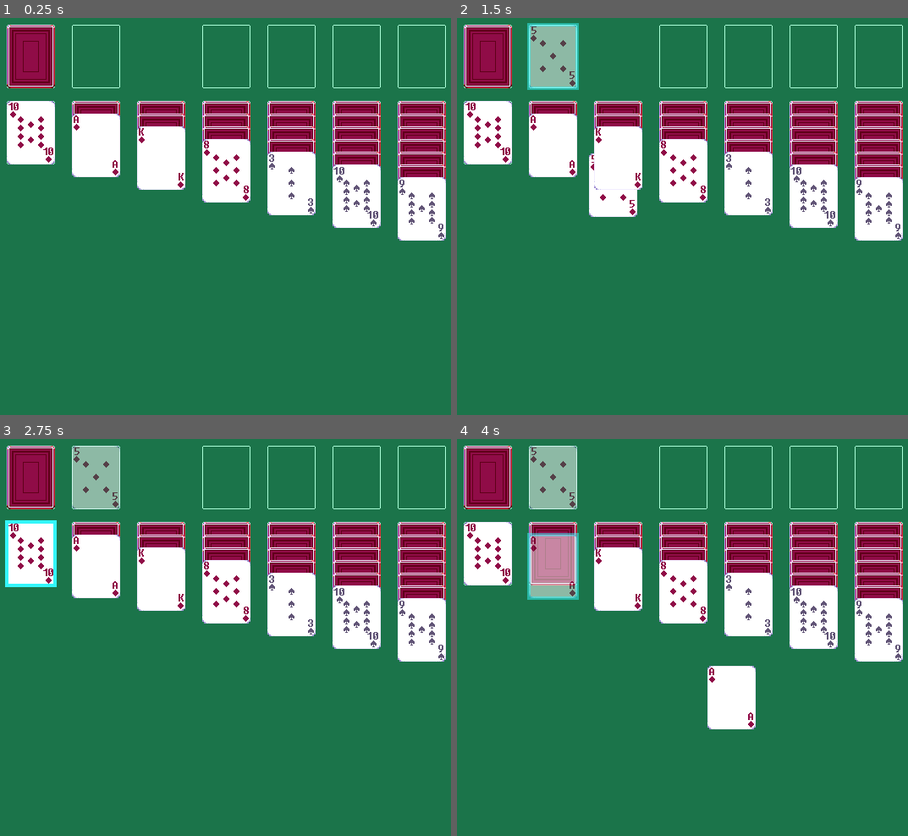
Above: before the commit, frames 1-4 (two rows, left to right).
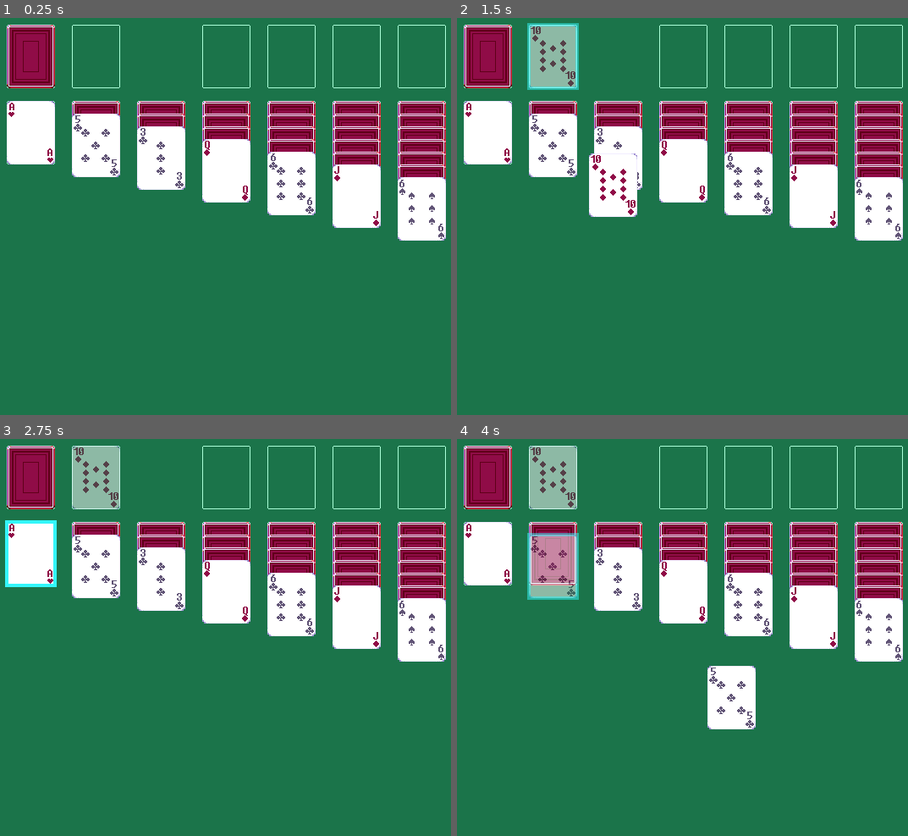
Above: after the commit, the same moments.

Repository: smolio/Basic-Solitaire
Game: Godot game, scene res://main_loop.tscn
The game is run twice, just before and just after one commit, with the same random seed, the same clock (stepped at 60 frames per second) and the same inputs.
Inputs (mouse positions are in pixels of both pictures, inside the frame that each line leads up to):
- Up to frame 1 (0.25 s): no input
- Up to frame 2 (1.5 s): tap Enter at 0.5 s; drag from (488, 57) to (732, 133) at 0.52 s; tap Space at 1.25 s; drag from (551, 57) to (659, 347) at 1.27 s
- Up to frame 3 (2.75 s): move the mouse to (31, 554) at 2.02 s; click (31, 554) at 2.17 s
- Up to frame 4 (4 s): tap Enter at 2.75 s; drag from (551, 554) to (542, 589) at 2.77 s; drag from (551, 566) to (709, 665) at 3.52 s

The runs differ from the first frame. In frame 1, 1.2% of the frame differs, in the area x 1-99%, y 21-54%; in frame 2, 1.5%; in frame 3, 1.4%; in frame 4, 1.5%, in the area x 1-99%, y 2-73%.

Commit message:
Implemented dragging between tableau and waste
Dragging single card between Tableau stacks; Adding flip to exposed facedown cards; Dragging card from Wastepile to Tableau; Removed TableauManager as a manager node

Diff:
--- a/Main.gd
+++ b/Main.gd
@@ -3,19 +3,19 @@
 signal initialized_collections
 
 @export var margins: CardLayoutMargins
-@export var CM: Node
-@export var SM: Node
-@export var TM: Node
+@export var CM: CachesManager
+@export var SM: StacksManager
+@export var TM: TableauManager
 
 
 enum gamestate {NEW_GAME, LOAD_GAME}
+enum count {STOCK = 24, TABLEAU = 28}
 
 var suits: Array = ["spade", "diamond", "club", "heart"]
 #var values: Array = ["A","2","3","4","5","6","7","8","9","10","J","Q","K"]
 
-var full_deck: Array = []
+var pckd_card: PackedScene = preload("res://Objects/Card.tscn")
 
-var pckd_card = preload("res://Objects/Card.tscn")
 
 #var viewport_height = ProjectSettings.get_setting("display/window/size/viewport_height")
 #var viewport_width = ProjectSettings.get_setting("display/window/size/viewport_width")
@@ -29,17 +29,17 @@
 func _ready():
 	print_debug(margins.min_screen_width)
 	print_debug(margins.min_screen_length)
+	CM.moved_card_out_of_waste.connect(transfer)
 
 	get_window().set_min_size(Vector2i(margins.min_screen_width, margins.min_screen_length))
 	#get_window().size_changed.connect(set_window_aspect_ratio)
 
-	initialize_deck()
 	initialize_caches()
 
-	print_debug(TM.tableau.cards)
-	TM.tableau.call("setup_table")
 	#Add Tableau Cards to Scene
-	#$TableauManager/TableauStacks.call("setup_table")
+	SM.tableau.call("setup_table")
+	SM.tableau.print_card_data()
+
 
 
 #func set_window_aspect_ratio():
@@ -47,7 +47,7 @@
 #	get_window().size = Vector2i(get_window().size.x, get_window().size.x * project_aspect_ratio)
 
 func initialize_deck():
-	full_deck.clear()
+	var _full_deck: Array = []
 	randomize()
 
 	#For each suit
@@ -56,28 +56,38 @@
 		for j in range(13):
 			var new_card = pckd_card.instantiate()
 			new_card.setup([suits[i],j,Card.FACEDOWN])
-			full_deck.append(new_card)
-	full_deck.shuffle()
+			_full_deck.append(new_card)
+	_full_deck.shuffle()
+	return _full_deck
 
 
 func initialize_caches():
-	initialize_collection(24, CM.stockpile)
-	initialize_collection(28, TM.tableau)
-	initialize_collection(0, SM.foundations)
-	initialize_collection(0, CM.wastepile)
+	var shuffled_deck = initialize_deck()
+	var _caches = {
+		"stock": [],
+		"tableau": []
+	}
 
-func initialize_collection(number: int, child: Node):
-	var _cards: Array[Card] = []
+	#Deal cards to each cache
+	for card in range(count.TABLEAU):
+		_caches.tableau.append(shuffled_deck.pop_back())
+	for card in range(count.STOCK):
+		_caches.stock.append(shuffled_deck.pop_back())
 
-	for i in range(number):
-		_cards.append(full_deck.pop_back())
+	#Assign cards to the instanced nodes
+	for manager in self.get_children():
+		if manager.has_node("StockPileDeck"):
+			print_debug(str(manager) + " has stockpile")
+			manager.stockpile.cards.assign(_caches.stock)
+		if manager.has_node("TableauStacks"):
+			print_debug(str(manager) + " has tableau")
+			manager.tableau.cards.assign(_caches.tableau)
+			manager.tableau.arrange_tableau()
 
-	child.cards.assign(_cards)
-	if child is TableauStacks:
-		child.arrange_tableau()
-	print_debug(child)
-	print_debug(child.cards)
-	initialized_collections.emit()
+
+func transfer():
+	#Receives inputs: Card, destination
+	pass
 
 
 func save_game():
--- a/Objects/Card.gd
+++ b/Objects/Card.gd
@@ -1,8 +1,8 @@
 class_name Card
 extends Control
 
-signal dropped_card
-signal picked_up_card
+#signal dropped_card
+#signal picked_up_card
 
 const select_scn = preload("res://Commands/SelectAction.tscn")
 const move_scn = preload("res://Commands/MoveAction.tscn")
@@ -23,6 +23,7 @@
 #State
 var selected: bool = false
 var current_frame_tex: Texture2D
+var stack_coords: Vector2i
 var condition: Dictionary = {
 	"flippable": false,
 	"selectable": false,
@@ -105,11 +106,12 @@
 	#Dragging Preview
 	var preview: TextureRect = TextureRect.new()
 	preview.texture = selected_card.current_frame_tex
+	preview.z_index = 20
 	set_drag_preview(preview)
 
 	#Show that the card has started move away from original position
 	self.set_modulate(Color(1,1,1,0.5))
-	picked_up_card.emit(selected_card)
+	CardManager.picked_up_card.emit(selected_card)
 	return selected_card
 
 
@@ -121,10 +123,11 @@
 func _drop_data(at_position, picked_up_card):
 	if picked_up_card.value + 1 == self.value && picked_up_card.color != self.color:
 
-		#Snap card to card
+		#Snap to card edges
 		picked_up_card.position = global_position + Vector2(0, margins.card_stack_margin)
+	#picked_up_card.z_index = 20
 	picked_up_card.set_modulate(Color(1,1,1,1))
-	dropped_card.emit(picked_up_card) #Tell TableauManager to move it from stack(n) to stack(n) / also move_child to the "front" of the stack
+	CardManager.dropped_card.emit(picked_up_card, self) #Tell TableauManager to move it from stack(n) to stack(n) / also move_child to the "front" of the stack
 	#ISSUE: If mouse click release happens out of bounds of Card it goes into the aether
 	#Cancelled drag needs to "reset" objects back to state before dragging began
 	#Figure out how to create a snap threshold, if two cards overlap, it should snap in place, don't rely on released mouse position
--- a/Objects/Cell.gd
+++ b/Objects/Cell.gd
@@ -12,14 +12,14 @@
 
 	func _ready():
 		message = "New FoundationCell"
-		print_debug(message)
+		#print_debug(message)
 
 class TableauCell:
 	extends Cell
 
 	func _ready():
 		message = "New TableauCell"
-		print_debug(message)
+		#print_debug(message)
 
 
 var value: int
--- a/Objects/StockPileDeck.gd
+++ b/Objects/StockPileDeck.gd
@@ -7,9 +7,8 @@
 signal drew_last_card
 
 @export var cards: Array[Card]
+@export var margins: CardLayoutMargins
 
-@export var margins: CardLayoutMargins
-#@export var deck: StockDataStruct
 
 func _ready():
 	set_position(Vector2(margins.play_area_left_margin, margins.play_area_top_margin))
@@ -23,8 +22,6 @@
 	if event is InputEventMouseButton && event.button_index == MOUSE_BUTTON_LEFT:
 		if event.pressed:
 			draw()
-			print_debug("StockPile clicked")
-			pass
 
 
 func draw():
@@ -33,4 +30,5 @@
 		drew_card.emit(cards.pop_back())
 		if cards.size() == 0:
 			$ImageFrames.set_frame(RECYCLESTOCK)
-			drew_last_card.emit()
+	else:
+		drew_last_card.emit()
--- a/Objects/System Managers/CachesManager.gd
+++ b/Objects/System Managers/CachesManager.gd
@@ -1,6 +1,7 @@
 class_name CachesManager
 extends Node
 
+signal moved_card_out_of_waste(card)
 
 @export var stockpile: Node
 @export var wastepile: Node
@@ -9,6 +10,8 @@
 func _ready():
 	stockpile.drew_card.connect(draw_from_stockpile)
 	stockpile.drew_last_card.connect(refresh_stockpile_from_waste)
+	#Card pick_up /drop signal should be connected
+
 
 
 func draw_from_stockpile(card):
@@ -27,13 +30,15 @@
 func refresh_stockpile_from_waste():
 	print_debug("Refresh Stock")
 
+	#Push all remaining cards from wastepile to stockpile
+	for i in wastepile.cards.size():
+		stockpile.cards.push_back(wastepile.cards.pop_back())
+
 	#Remove all WastePileDeck children (Cards)
 	for card in wastepile.get_children():
 		wastepile.remove_child(card)
 
-	#Push all remaining cards from wastepile data struct to stockpile data struct
-	for i in wastepile.cards.size():
-		stockpile.cards.push_back(wastepile.cards.pop_back())
+	stockpile.draw()
 
 
 
--- /dev/null
+++ b/Objects/System Managers/CardManager.gd
@@ -0,0 +1,9 @@
+extends Node
+
+signal picked_up_card(card: Card)
+signal dropped_card(source_card: Card, dest_card: Card)
+
+signal moved_from_waste_to_tableau
+signal moved_card_stack
+
+var waste_card_waiting
--- a/Objects/System Managers/StacksManager.gd
+++ b/Objects/System Managers/StacksManager.gd
@@ -2,5 +2,22 @@
 extends Node
 
 
-@export var foundations: Node
-@export var tableau: Node
+@export var foundations: FoundationStacks
+@export var tableau: TableauStacks
+#@export var waste: Node
+
+
+#Analyzes the board and "glues" cards together that form a stack
+func _ready():
+	CardManager.moved_card_stack.connect(check_table)
+
+
+func check_table():
+	#Make exposed facedown cards flippable
+	for column in tableau.arranged_stacks:
+		for card in column:
+			if column[-1] == card && card.face == Card.FACEDOWN:
+				card.mouse_filter = Control.MOUSE_FILTER_STOP
+				card.condition.flippable = true
+
+	#Join stacks
--- a/Objects/System Managers/TableauManager.gd
+++ b/Objects/System Managers/TableauManager.gd
@@ -3,3 +3,9 @@
 
 @export var tableau: Node
 @export var waste: Node
+
+#Connect dropped_card signal to TableauManager
+
+#Do I need this manager?
+#Maybe scale down to CachesMaanger and StacksManager
+#Move cards from waste to StacksManager
--- a/Objects/TableauStacks.gd
+++ b/Objects/TableauStacks.gd
@@ -1,5 +1,6 @@
 class_name TableauStacks
 extends Control
+
 
 
 @export var cards: Array[Card]
@@ -8,15 +9,28 @@
 @export var margins: CardLayoutMargins
 #@export var tabl: TableauDataStruct
 
+var waste_card: Card
+
+enum {A=1, B, C, D, E, F, G}
 
 #Any time a facedown card within a tableau stack is revealed / last in stack, make it flippable and change mouse_filter to STOP
 #Card Tells TableauManager to move it from stack(n) to stack(n) / also move_child to the "front" of the stack
+#move_child(-1) OR Card.z_index = dest_stack.size() + 1
 #Doesn't look like nodes share resources across instances - reconstruct this
 
 func _ready():
 	#arrange_tableau()
 	#setup_table()
-	pass
+	CardManager.picked_up_card.connect(pick_up)
+	CardManager.dropped_card.connect(change_stacks)
+
+
+func print_card_data():
+	for column in arranged_stacks:
+		for card in column:
+			print_debug(card.suit + str(card.value))
+			print_debug(card.stack_coords)
+			print_debug(card.z_index)
 
 
 func arrange_tableau():
@@ -26,6 +40,8 @@
 		#Increase each stack size by one
 		for card in range(col+1):
 			arranged_stacks[col].append(cards.pop_back())
+			arranged_stacks[col][card].stack_coords = Vector2i(col,card)
+			arranged_stacks[col][card].z_index = arranged_stacks[col].size()
 			#cards[i].append(cards.pop_back())
 		arranged_stacks[col].back().face = Card.FACEUP
 		arranged_stacks[col].back().focus_mode = Control.FOCUS_CLICK
@@ -45,5 +61,28 @@
 		x += margins.card_width + margins.column_distance
 
 
-func change_stacks():
+func pick_up(card: Card):
 	pass
+
+func change_stacks(from, to): #From ColA to ColC From 1 to 3
+	var starting_card
+	if from.get_parent() != self && CardManager.waste_card_waiting != null:
+		#CardManager.moved_from_waste_to_tableau.emit(self)
+		starting_card = CardManager.waste_card_waiting
+
+	if to.get_parent() != self:
+		print_debug("Card is not going to a Card within TableauStacks")
+	var source = from.stack_coords
+	var dest = to.stack_coords
+	#arranged_stacks[dest.x][dest.y].pop_at(arranged_stacks[source.x][source.y])
+
+	if starting_card == null:
+		starting_card = arranged_stacks[source.x].pop_at(source.y)
+	arranged_stacks[dest.x].insert(dest.y + 1, starting_card)
+	if starting_card.get_parent() == null:
+		add_child(starting_card)
+
+	for card_position in range(arranged_stacks[dest.x].size()):
+		arranged_stacks[dest.x][card_position].stack_coords = Vector2i(dest.x,card_position)
+		arranged_stacks[dest.x][card_position].z_index = card_position+1
+	CardManager.moved_card_stack.emit()
--- a/Objects/WastePileDeck.gd
+++ b/Objects/WastePileDeck.gd
@@ -2,13 +2,15 @@
 extends Control
 
 @export var cards: Array
+@export var margins: CardLayoutMargins
 
-@export var margins: CardLayoutMargins
-#@export var pile: WasteDataStruct
 
 func _ready():
+	CardManager.dropped_card.connect(pass_to_tableau)
 	set_position(Vector2(margins.play_area_left_margin, margins.play_area_top_margin) + Vector2(margins.card_width + margins.column_distance, 0))
 
+#Issue: If WastePile card is dragged to a non-stacking destination, it snaps back to the origin of the screen, not the origin of the parent node
+#The cancelled drag didn't send it back to WastePile, it's still in TableauStacks
 
 func reveal_draw():
 	if cards.size() > 0:
@@ -18,3 +20,8 @@
 		next.focus_mode = Control.FOCUS_CLICK
 		if !next.is_inside_tree():
 			add_child(next)
+
+func pass_to_tableau(from, to):
+	if from.get_parent() == self:
+		remove_child(cards[-1])
+		CardManager.waste_card_waiting = cards.pop_back()
--- a/main_loop.tscn
+++ b/main_loop.tscn
@@ -7,16 +7,14 @@
 [ext_resource type="PackedScene" uid="uid://gal5u7pannpg" path="res://Objects/WastePileDeck.tscn" id="4_f4tui"]
 [ext_resource type="Script" path="res://Objects/System Managers/EmptyCellManager.gd" id="5_5t5j8"]
 [ext_resource type="Script" path="res://Objects/System Managers/StacksManager.gd" id="7_1upp5"]
-[ext_resource type="Script" path="res://Objects/System Managers/TableauManager.gd" id="7_espr2"]
 [ext_resource type="PackedScene" uid="uid://bo8fo8ayta2eg" path="res://Objects/TableauStacks.tscn" id="7_ex4ny"]
 [ext_resource type="PackedScene" uid="uid://bk8e2xf0bjsiu" path="res://Objects/FoundationStacks.tscn" id="9_uog6a"]
 
-[node name="Main" type="Node" node_paths=PackedStringArray("CM", "SM", "TM")]
+[node name="Main" type="Node" node_paths=PackedStringArray("CM", "SM")]
 script = ExtResource("1_h2u22")
 margins = ExtResource("2_csw5x")
 CM = NodePath("CachesManager")
 SM = NodePath("StacksManager")
-TM = NodePath("TableauManager")
 
 [node name="Board" type="ColorRect" parent="."]
 anchors_preset = 15
@@ -40,15 +38,6 @@
 
 [node name="WastePileDeck" parent="CachesManager" instance=ExtResource("4_f4tui")]
 
-[node name="TableauManager" type="Node" parent="." node_paths=PackedStringArray("tableau", "waste")]
-script = ExtResource("7_espr2")
-tableau = NodePath("TableauStacks")
-waste = NodePath("WastePileDeck")
-
-[node name="TableauStacks" parent="TableauManager" instance=ExtResource("7_ex4ny")]
-
-[node name="WastePileDeck" parent="TableauManager" instance=ExtResource("4_f4tui")]
-
 [node name="StacksManager" type="Node" parent="." node_paths=PackedStringArray("foundations", "tableau")]
 script = ExtResource("7_1upp5")
 foundations = NodePath("FoundationStacks")
@@ -57,5 +46,3 @@
 [node name="FoundationStacks" parent="StacksManager" instance=ExtResource("9_uog6a")]
 
 [node name="TableauStacks" parent="StacksManager" instance=ExtResource("7_ex4ny")]
-
-[node name="WastePileDeck" parent="StacksManager" instance=ExtResource("4_f4tui")]
--- a/project.godot
+++ b/project.godot
@@ -15,6 +15,10 @@
 config/features=PackedStringArray("4.1", "Forward Plus")
 config/icon="res://icon.svg"
 
+[autoload]
+
+CardManager="*res://Objects/System Managers/CardManager.gd"
+
 [display]
 
 window/size/viewport_width=560
Not shown: 1 places in main_loop.tscn that only renumber resources
